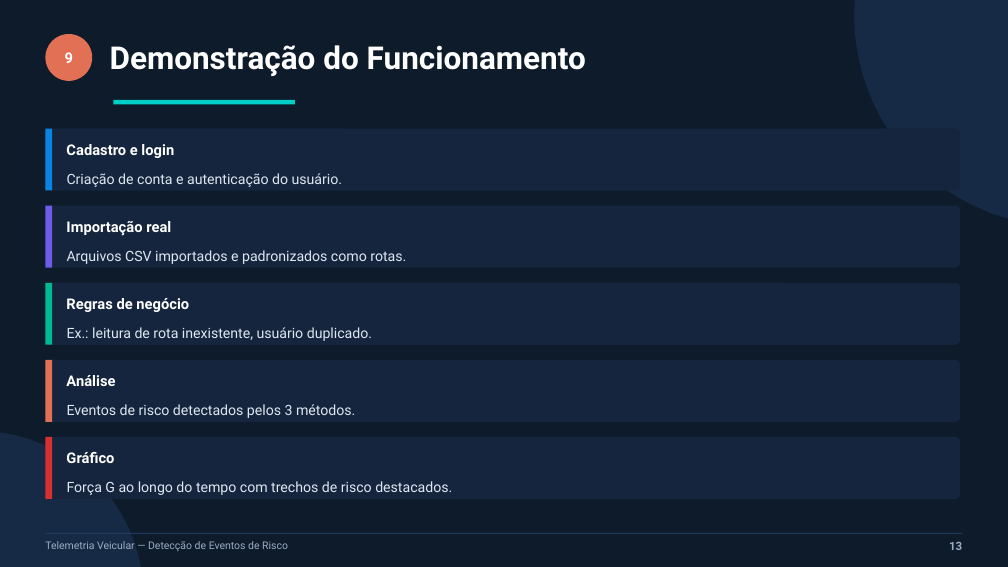
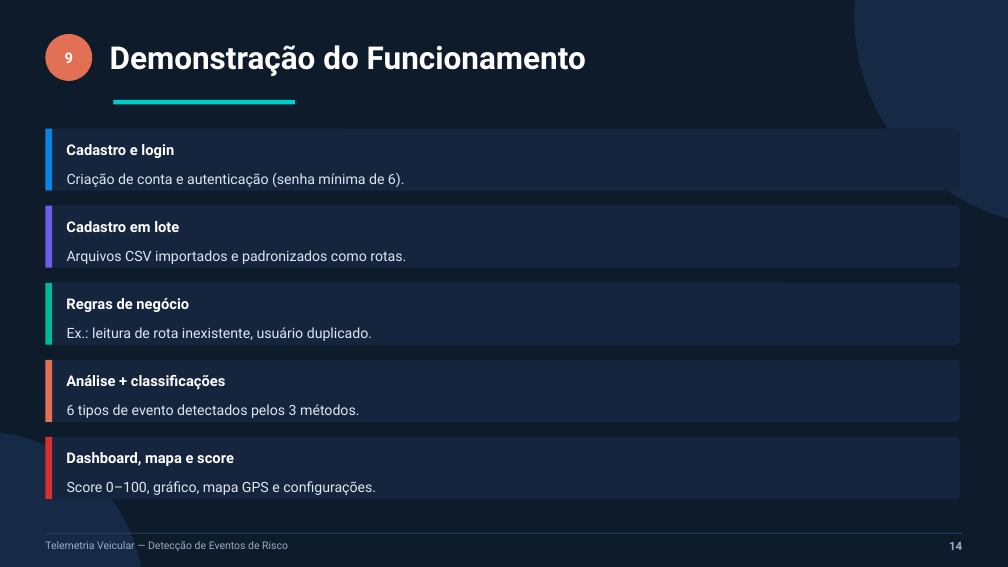
Before and after one commit to joaomauricio22/sensores-iot, a slide deck: slide 14 of apresentacao/slides_pav.pptx (slide 13 before the commit). Drawn at 1008x567 pixels with LibreOffice and Linux fonts; fonts in the diff are those of the drawing. Boxes give left, top, right and bottom in pixels: in the first picture for what was removed or moved away, otherwise in the second. Text is boxed around its words. In the diff, an @@ line names an element or a change of style, - is before the commit and + after.

Commit message:
Adiciona dashboard+score, mapa GPS, 6 classificações de risco, configurações ajustáveis, comparação de rotas e exportação CSV

```diff
--- a/apresentacao/slides_pav.pptx
+++ b/apresentacao/slides_pav.pptx
@@ text at box(67, 173, 405, 187): text changed @@
-Criação de conta e autenticação do usuário.
+Criação de conta e autenticação (senha mínima de 6).
@@ text at box(66, 221, 179, 232): text changed @@
-Importação real
+Cadastro em lote
@@ text at box(66, 375, 226, 390): text changed @@
-Análise
+Análise + classificações
@@ text at box(67, 404, 359, 418): text changed @@
-Eventos de risco detectados pelos 3 métodos.
+6 tipos de evento detectados pelos 3 métodos.
@@ text at box(66, 452, 234, 466): text changed @@
-Gráfico
+Dashboard, mapa e score
@@ text at box(67, 481, 376, 495): text changed @@
-Força G ao longo do tempo com trechos de risco destacados.
+Score 0–100, gráfico, mapa GPS e configurações.
@@ text at box(949, 542, 962, 550): text changed @@
-13
+14
```
Also in this commit, not shown: 8 other slides changed, 1 slide added, 36 other files.
